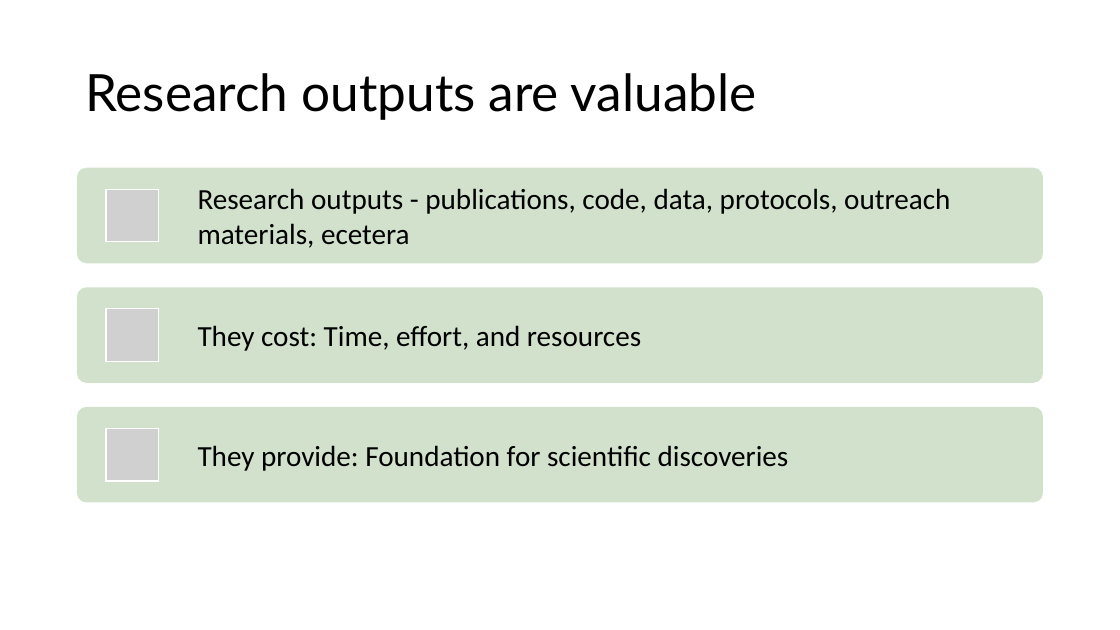
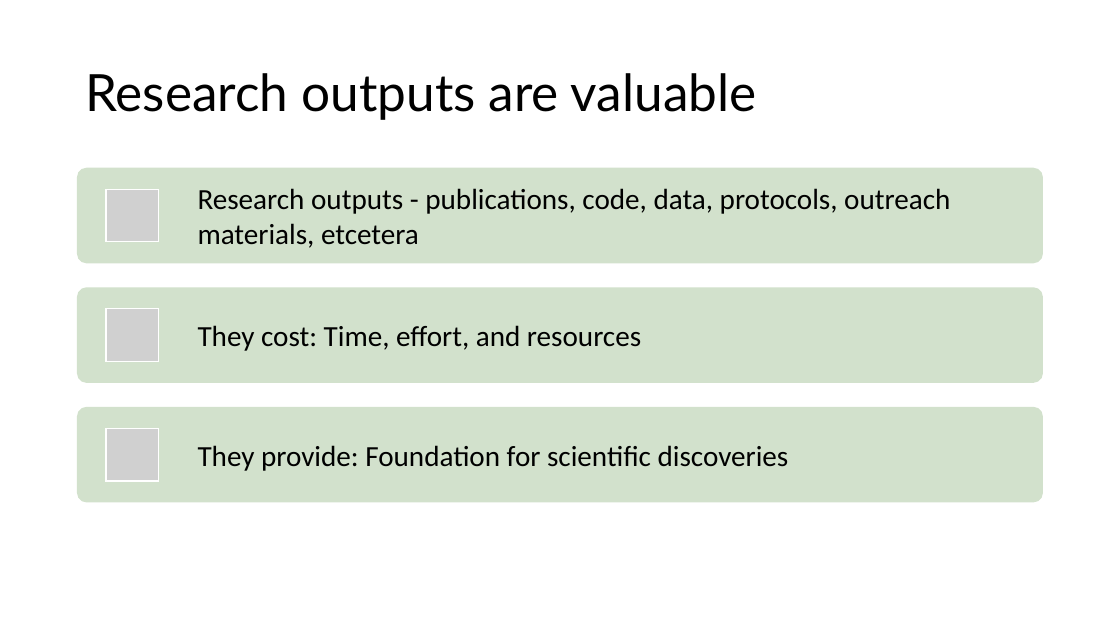
Before and after one commit to ecohealthalliance/building-blocks-of-reproducibility, a slide deck: slide 2 of talks/long_term_data_storage.pptx. Drawn at 1120x630 pixels with LibreOffice and Linux fonts; fonts in the diff are those of the drawing; grey boxes stand for pictures; background and template pictures are left out. Boxes give left, top, right and bottom in pixels: in the first picture for what was removed or moved away, otherwise in the second. Text is boxed around its words. In the diff, an @@ line names an element or a change of style, - is before the commit and + after.

Commit message:
added talks and materials

```diff
--- a/talks/long_term_data_storage.pptx
+++ b/talks/long_term_data_storage.pptx
@@ text at [198, 188, 950, 248]: text changed @@
-Research outputs - publications, code, data, protocols, outreach materials, ecetera
+Research outputs - publications, code, data, protocols, outreach materials, etcetera
```
Also in this commit, not shown: 10 other slides changed, 14 other files.
